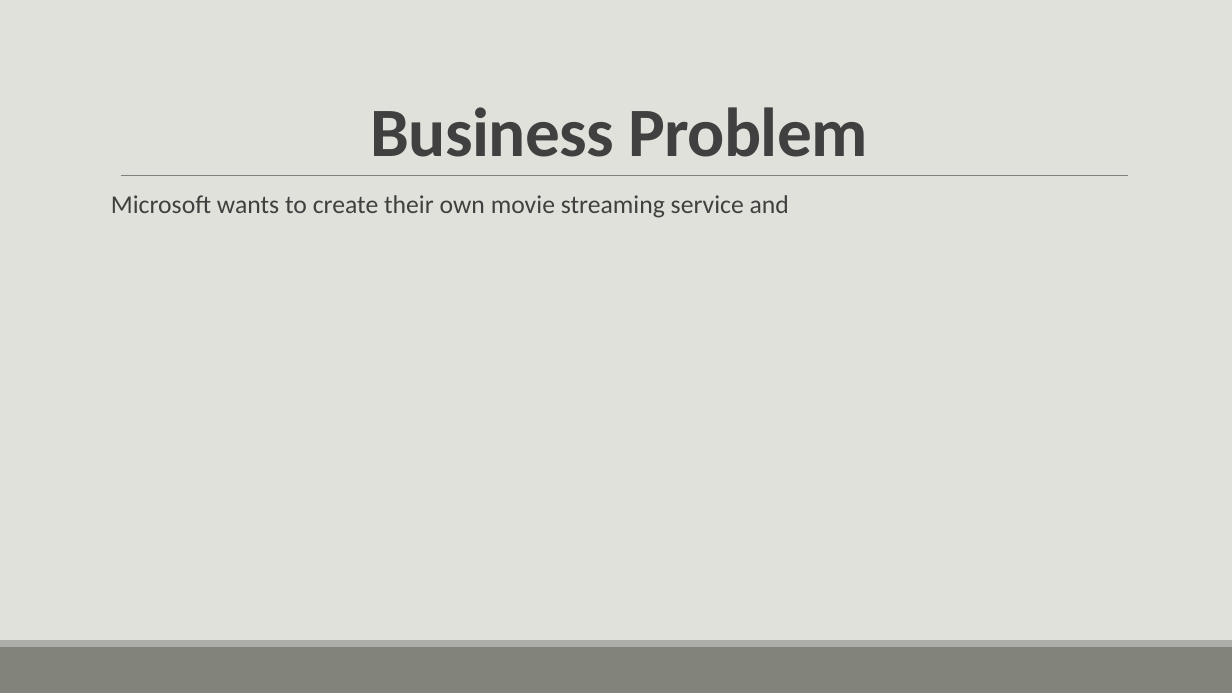
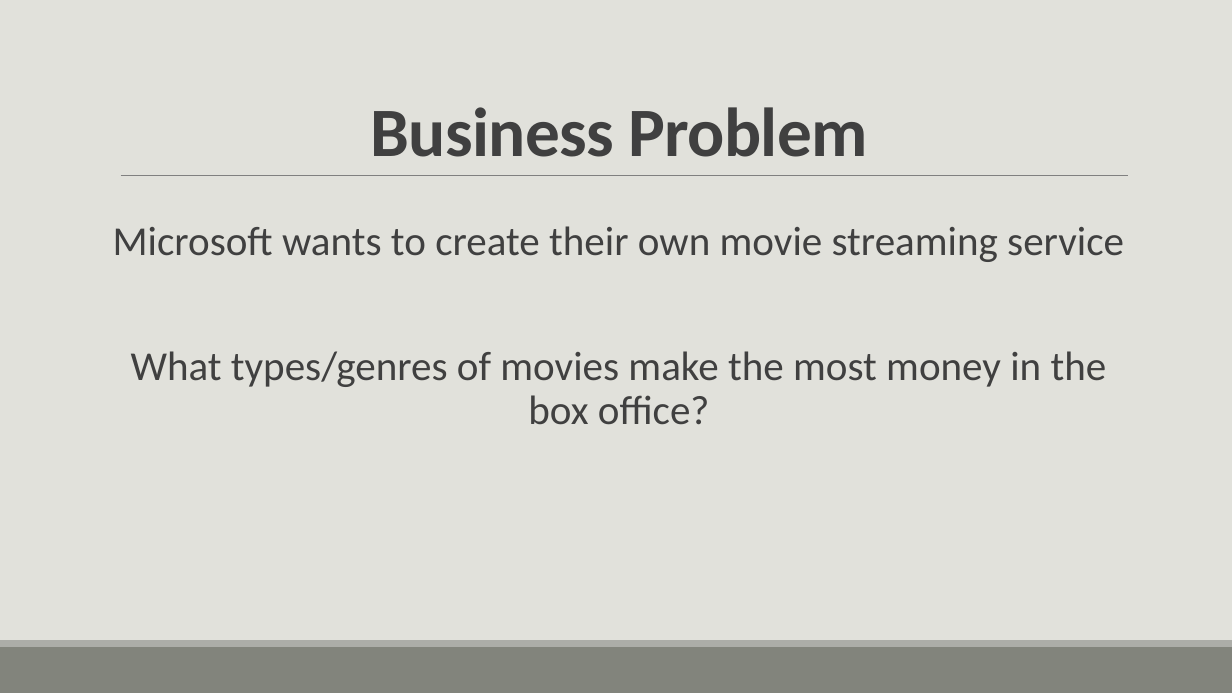
Before and after one commit to turtleduck18/phase-1-project, a slide deck: slide 3 of Flatiron Data Science Phase 1 Project.pptx. Drawn at 1232x693 pixels with LibreOffice and Linux fonts; fonts in the diff are those of the drawing. Boxes give left, top, right and bottom in pixels: in the first picture for what was removed or moved away, otherwise in the second. Text is boxed around its words. In the diff, an @@ line names an element or a change of style, - is before the commit and + after.

```diff
--- a/Flatiron Data Science Phase 1 Project.pptx
+++ b/Flatiron Data Science Phase 1 Project.pptx
@@ text at (113, 226, 1124, 425): text changed; size 20 to 32 pt @@
-Microsoft wants to create their own movie streaming service and
+Microsoft wants to create their own movie streaming service
+What types/genres of movies make the most money in the box office?
```
Also in this commit, not shown: 2 other slides changed, 3 slides added, 8 slides removed, 20 other files.
